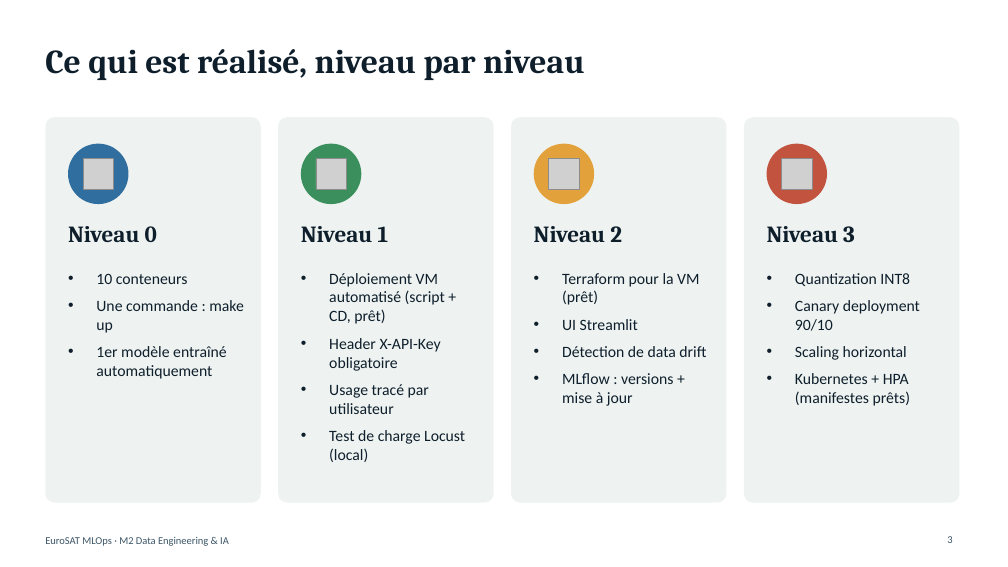
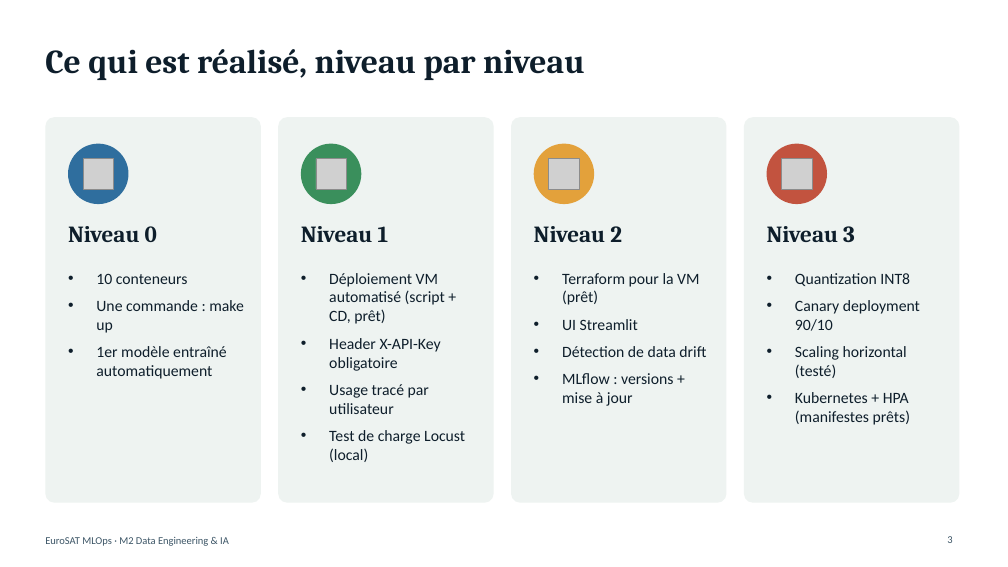
Before and after one commit to nplnguyen/eurosat-mlops, a slide deck: slide 3 of presentation/soutenance-mlops-eurosat.pptx. Drawn at 1008x567 pixels with LibreOffice and Linux fonts; fonts in the diff are those of the drawing; grey boxes stand for pictures. Boxes give left, top, right and bottom in pixels: in the first picture for what was removed or moved away, otherwise in the second. Text is boxed around its words. In the diff, an @@ line names an element or a change of style, - is before the commit and + after.

```diff
--- a/presentation/soutenance-mlops-eurosat.pptx
+++ b/presentation/soutenance-mlops-eurosat.pptx
@@ text at (795, 346, 907, 378): text changed @@
-• Scaling horizontal
+• Scaling horizontal (testé)
```
Also in this commit, not shown: 7 other slides changed, 2 slides added.
